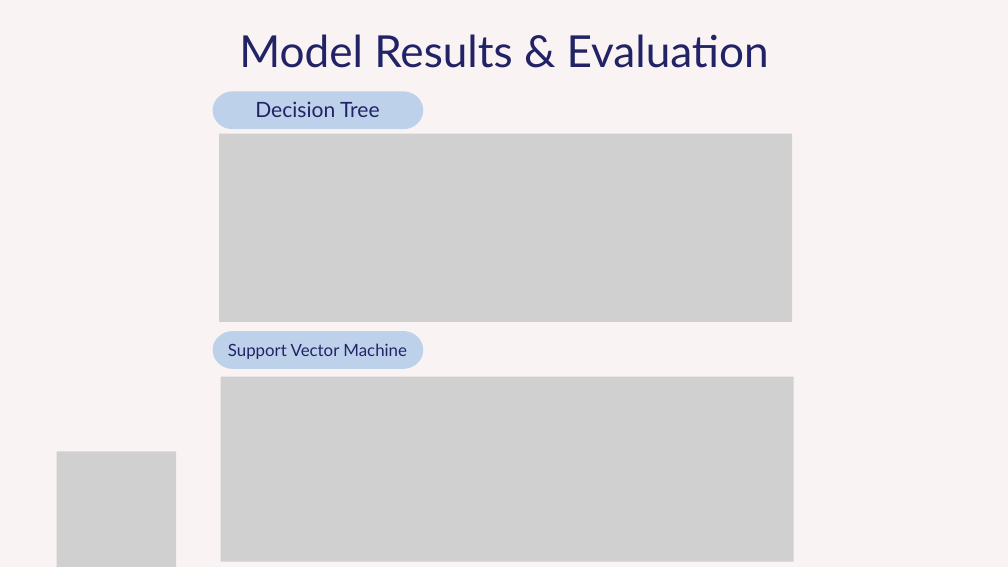
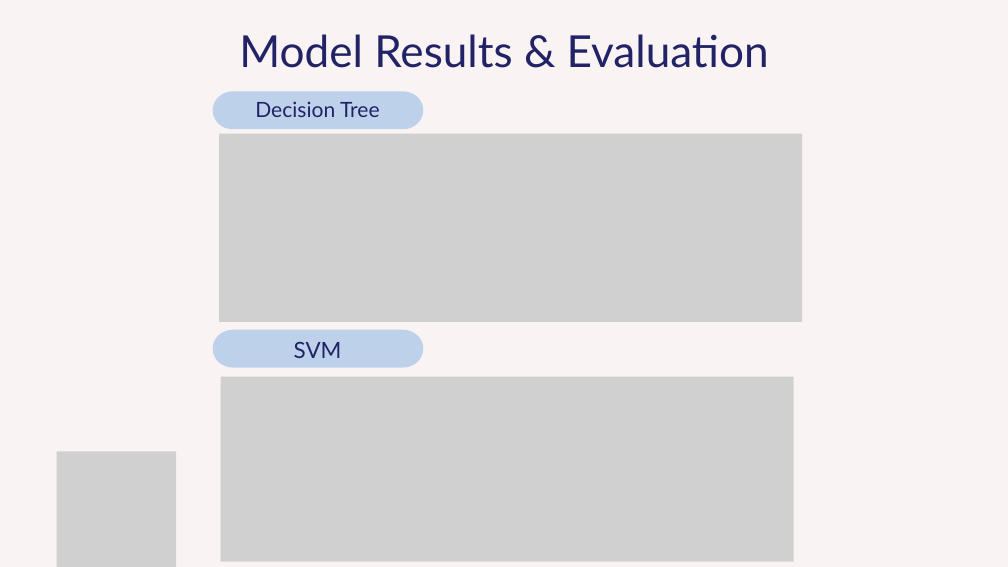
Before and after one commit to bernardtse/diabetes-prediction, a slide deck: slide 10 of presentation/presentation.pptx (slide 7 before the commit). Drawn at 1008x567 pixels with LibreOffice and Linux fonts; fonts in the diff are those of the drawing; grey boxes stand for pictures. Boxes give left, top, right and bottom in pixels: in the first picture for what was removed or moved away, otherwise in the second. Text is boxed around its words. In the diff, an @@ line names an element or a change of style, - is before the commit and + after.

```diff
--- a/presentation/presentation.pptx
+++ b/presentation/presentation.pptx
@@ picture: place and size @@
-picture at box(219, 134, 792, 322)
+picture at box(219, 134, 802, 322)
@@ freeform shape at box(213, 330, 423, 367): outline redrawn @@
@@ text at box(294, 342, 342, 358): text changed; size 24.1 to 32 pt @@
-Support Vector Machine
+SVM
```
Also in this commit, not shown: 7 other slides changed, 3 slides added, 3 other files.
